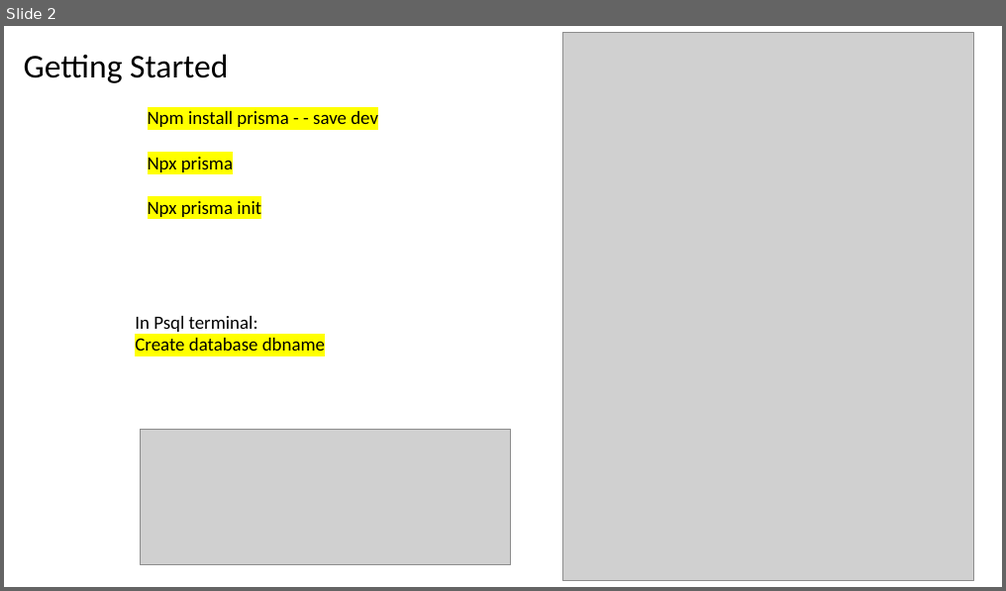
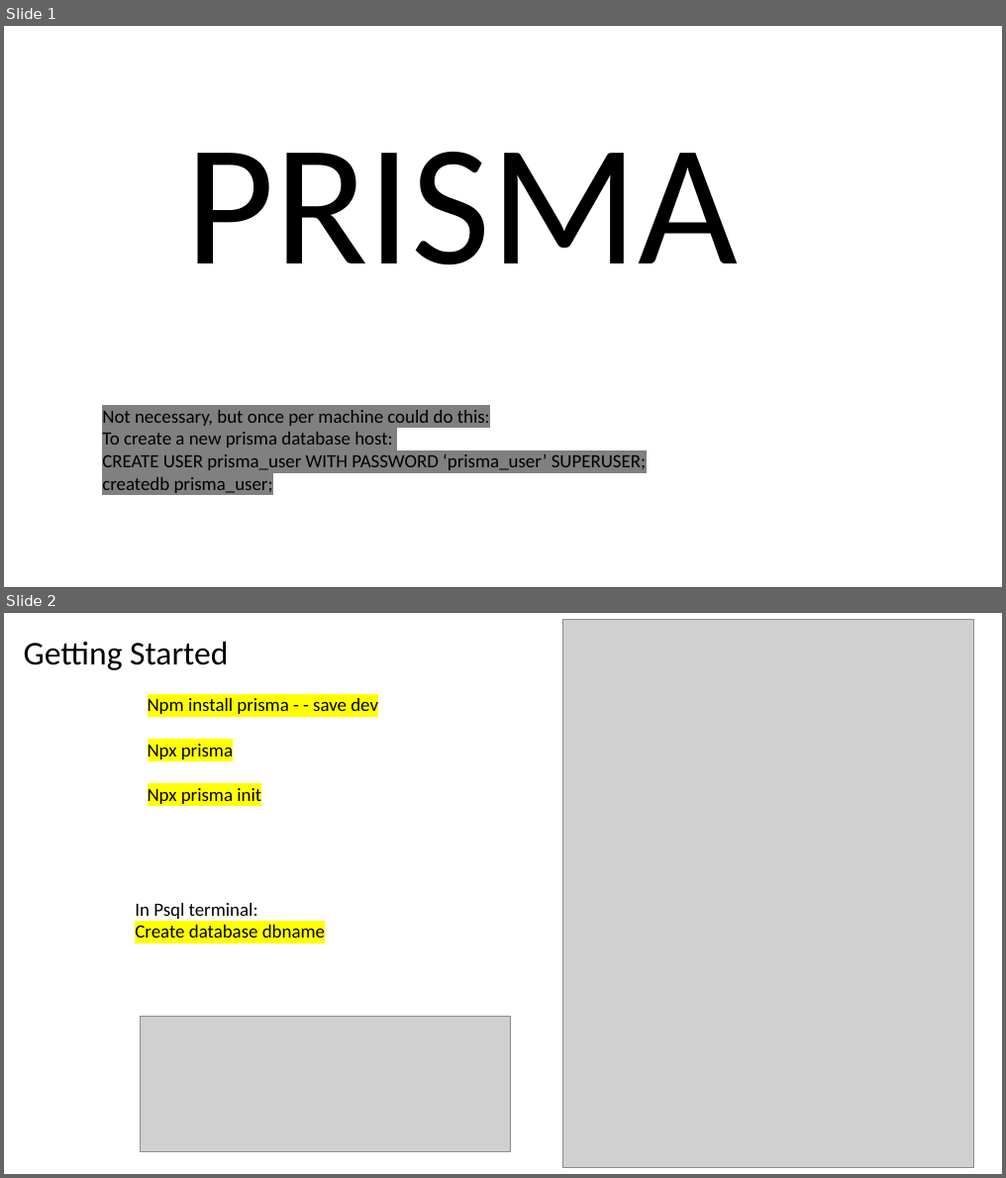
Before and after one commit to engineergrowth/Helpful-Stuff, a slide deck: PRISMA.pptx. Shown one above the other, each under a label of ours: slide 2 before the commit, slides 1 and 2 after it. The pictures are 1006x591 and 1006x1178 pixels, drawn with LibreOffice and Linux fonts; fonts in the diff are those of the drawing; grey boxes stand for pictures. Boxes give left, top, right and bottom in pixels: in the first picture for what was removed or moved away, otherwise in the second. Text is boxed around its words. In the diff, an @@ line names an element or a change of style, - is before the commit and + after.

```diff
--- a/PRISMA.pptx
+++ b/PRISMA.pptx
@@ slide 1 added at (4, 26, 1002, 587), background #FFFFFF @@
@@ text added at (185, 152, 738, 266), 166 pt, text #000000 @@
+PRISMA
@@ text added at (102, 410, 646, 493), 18 pt, text #000000 @@
+Not necessary, but once per machine could do this:
+To create a new prisma database host:
+CREATE USER prisma_user WITH PASSWORD ‘prisma_user’ SUPERUSER;
+createdb prisma_user;
```
Also in this commit, not shown: 3 slides changed, 2 slides removed, 3 other files.
